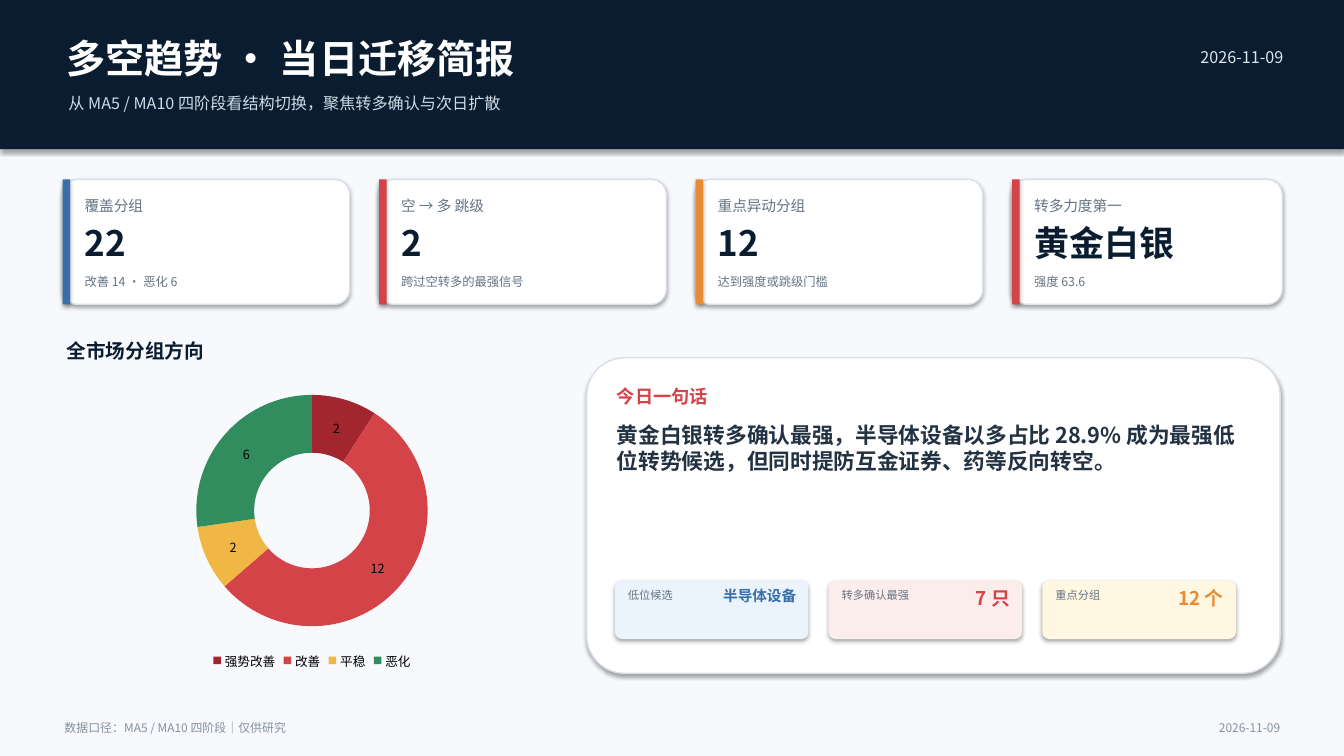
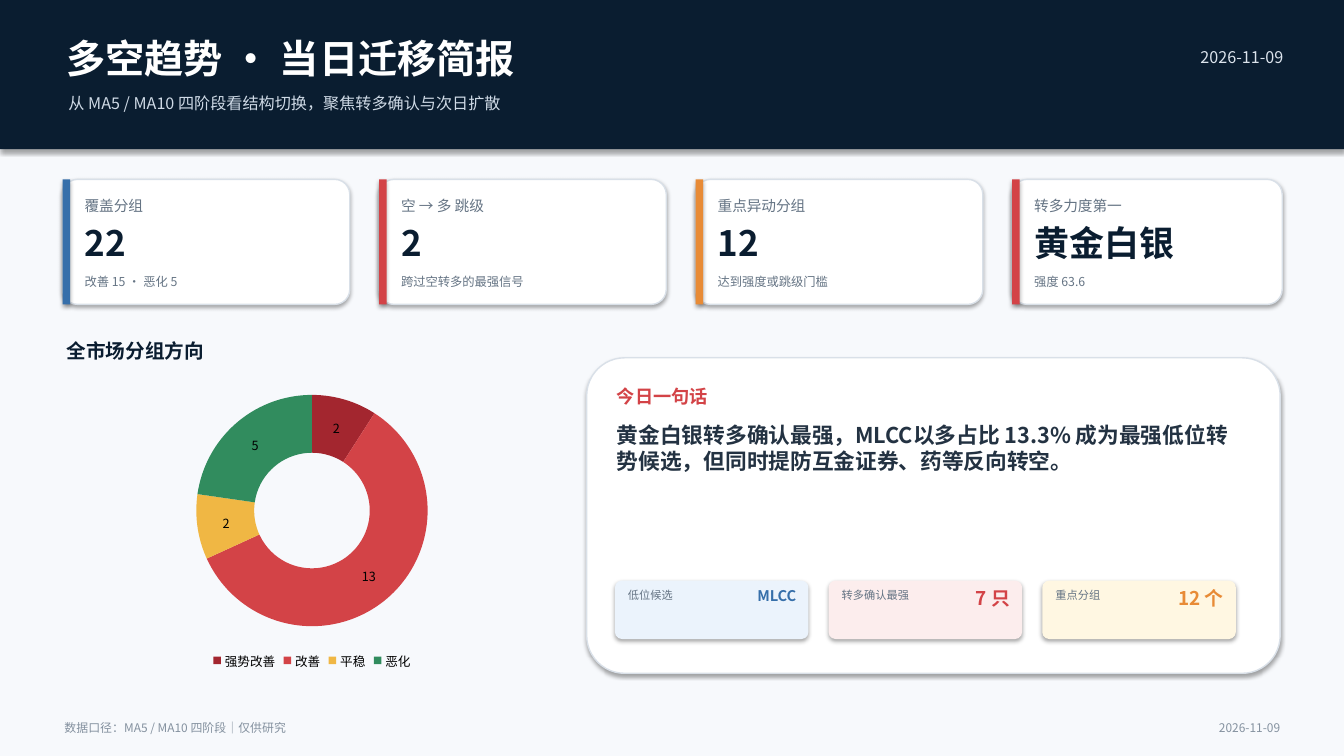
Before and after one commit to nancybhc/a-share-blast-lab, a slide deck: slide 1 of assets/多空阶段简报_2026-11-09.pptx. Drawn at 1344x756 pixels with LibreOffice and Linux fonts; fonts in the diff are those of the drawing. Boxes give left, top, right and bottom in pixels: in the first picture for what was removed or moved away, otherwise in the second. Text is boxed around its words. In the diff, an @@ line names an element or a change of style, - is before the commit and + after.

```diff
--- a/assets/多空阶段简报_2026-11-09.pptx
+++ b/assets/多空阶段简报_2026-11-09.pptx
@@ text at box(85, 276, 178, 287): text changed @@
-改善 14 · 恶化 6
+改善 15 · 恶化 5
@@ doughnut chart at box(73, 381, 552, 674) @@
@@ Series 1, 改善: 12 to 13 @@
@@ Series 1, 恶化: 6 to 5 @@
@@ text at box(617, 424, 1228, 472): text changed @@
-黄金白银转多确认最强，半导体设备以多占比 28.9% 成为最强低位转势候选，但同时提防互金证券、药等反向转空。
+黄金白银转多确认最强，MLCC以多占比 13.3% 成为最强低位转势候选，但同时提防互金证券、药等反向转空。
@@ text at box(757, 590, 796, 601): text changed @@
-半导体设备
+MLCC
```
Also in this commit, not shown: 3 other slides changed, 8 other files.
